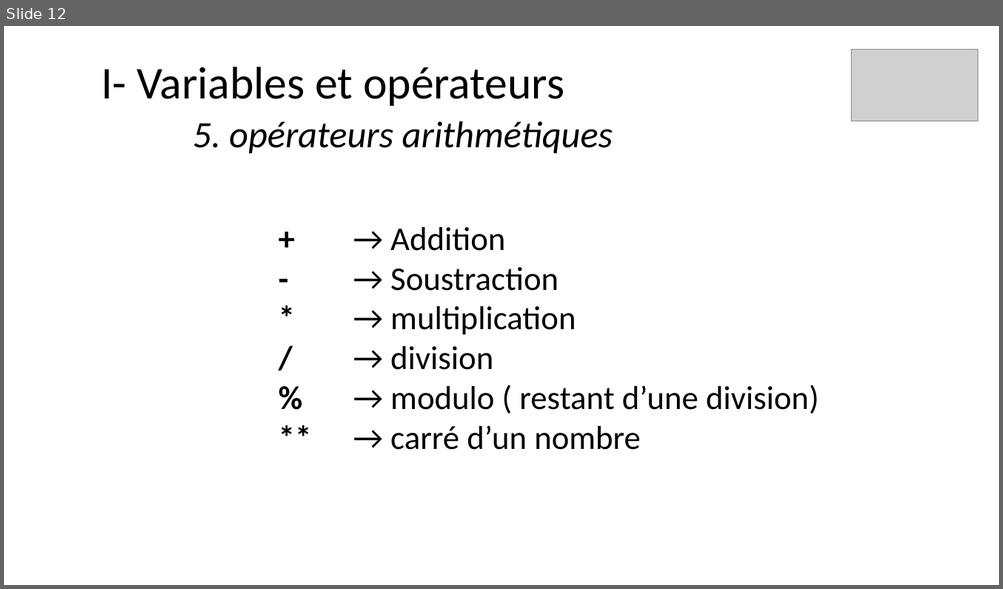
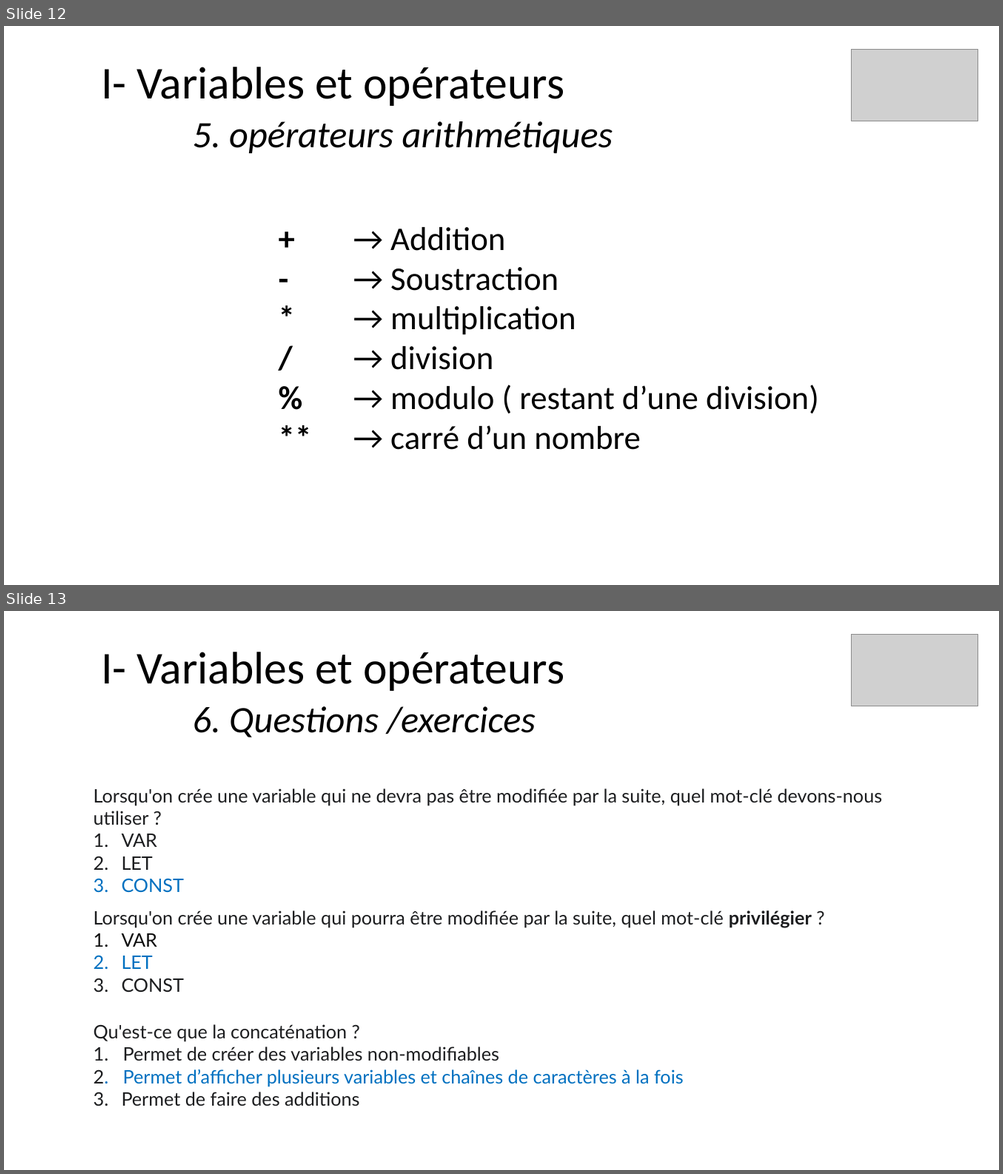
Before and after one commit to ArMb57/JavaScript, a slide deck: cours.pptx. Shown one above the other, each under a label of ours: slide 12 before the commit, slides 12 and 13 after it. The pictures are 1003x589 and 1003x1174 pixels, drawn with LibreOffice and Linux fonts; fonts in the diff are those of the drawing; grey boxes stand for pictures. Boxes give left, top, right and bottom in pixels: in the first picture for what was removed or moved away, otherwise in the second. Text is boxed around its words. In the diff, an @@ line names an element or a change of style, - is before the commit and + after.

```diff
--- a/cours.pptx
+++ b/cours.pptx
@@ slide 13 added at [4, 611, 999, 1170], background #FFFFFF @@
@@ title added at [101, 652, 564, 738], 44 pt, text #000000 @@
+I- Variables et opérateurs
+6. Questions /exercices
@@ picture added at [851, 634, 978, 706] @@
@@ text added at [94, 789, 882, 870], 18 pt, text #1C1D1F @@
+Lorsqu'on crée une variable qui ne devra pas être modifiée par la suite, quel mot-clé devons-nous utiliser ?
+1. VAR
+2. LET
+3. CONST
@@ text added at [94, 911, 811, 993], 18 pt, text #1C1D1F @@
+Lorsqu'on crée une variable qui pourra être modifiée par la suite, quel mot-clé privilégier ?
+1. VAR
+2. LET
+3. CONST
@@ text added at [94, 1025, 683, 1107], 18 pt, text #1C1D1F @@
+Qu'est-ce que la concaténation ?
+1. Permet de créer des variables non-modifiables
+2. Permet d’afficher plusieurs variables et chaînes de caractères à la fois
+3. Permet de faire des additions
```
Also in this commit, not shown: 15 other slides added, 8 other files.
